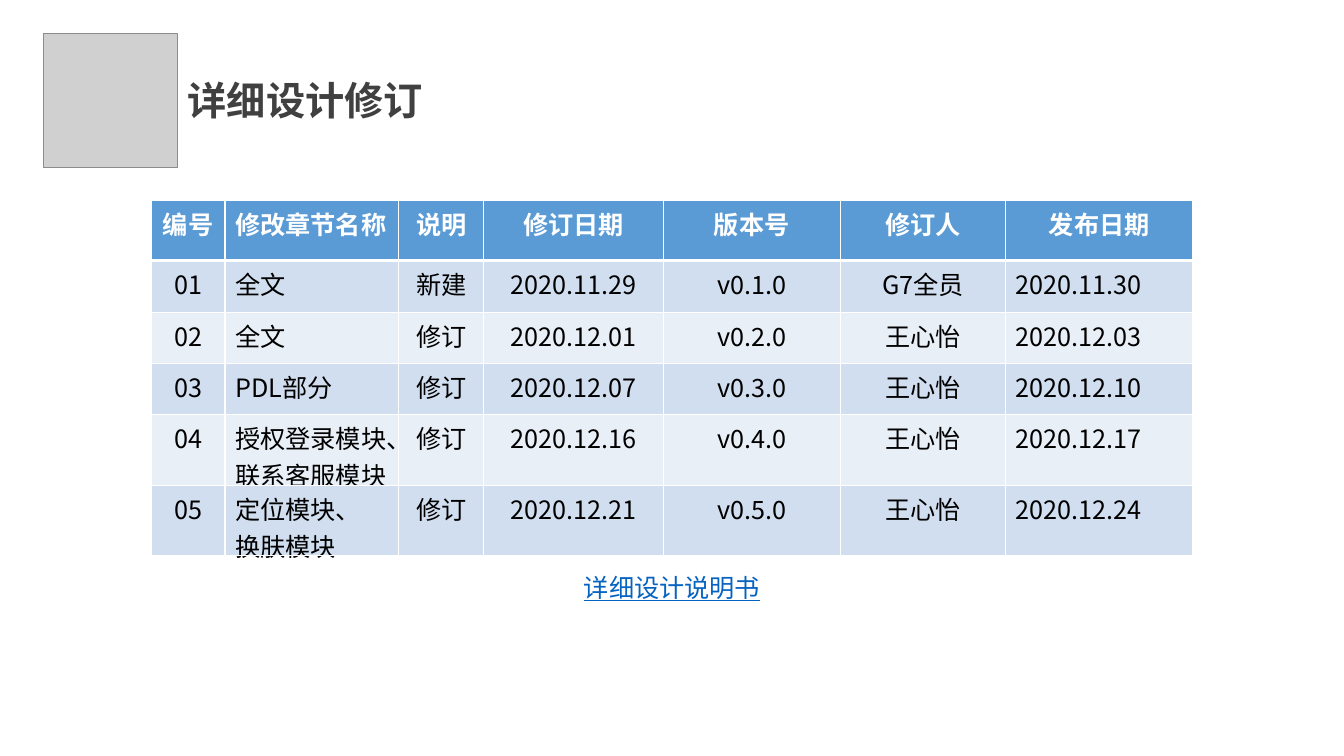
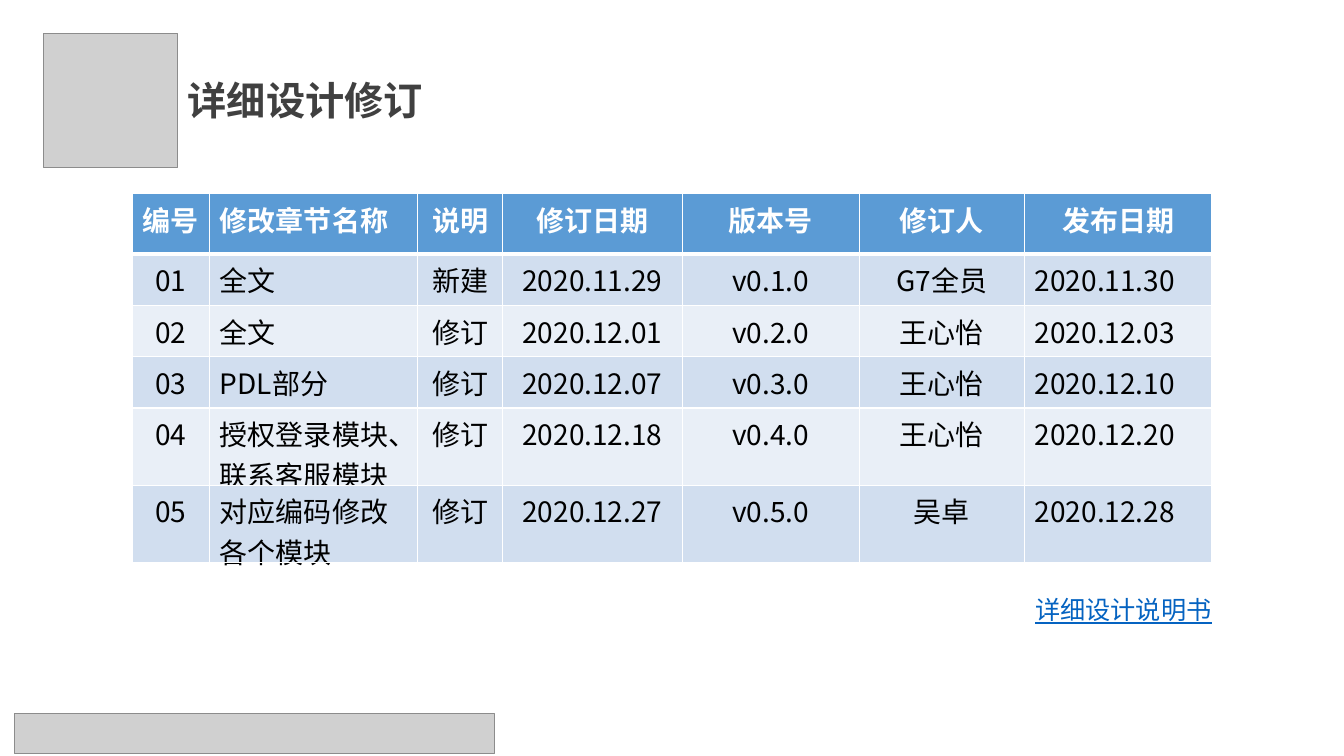
Before and after one commit to SE2020-G7/footprint, a slide deck: slide 17 of 评审PPT/实现/实现阶段.pptx (slide 16 before the commit). Drawn at 1344x756 pixels with LibreOffice and Linux fonts; fonts in the diff are those of the drawing; grey boxes stand for pictures. Boxes give left, top, right and bottom in pixels: in the first picture for what was removed or moved away, otherwise in the second. Text is boxed around its words. In the diff, an @@ line names an element or a change of style, - is before the commit and + after.

```diff
--- a/评审PPT/实现/实现阶段.pptx
+++ b/评审PPT/实现/实现阶段.pptx
@@ table at [132, 194, 1211, 575] @@
-row 5, column 4: 2020.12.16
+row 5, column 4: 2020.12.18
-row 5, column 7: 2020.12.17
+row 5, column 7: 2020.12.20
-row 6: 05 | 定位模块、 / 换肤模块 | 修订 | 2020.12.21 | v0.5.0 | 王心怡 | 2020.12.24
+row 6: 05 | 对应编码修改各个模块 | 修订 | 2020.12.27 | v0.5.0 | 吴卓 | 2020.12.28
@@ size 18 to 20 pt in "编号", "修改章节名称", "说明", "修订日期" and 33 more places @@
@@ table: place and size @@
-table at [151, 201, 1193, 566]
+table at [132, 194, 1211, 575]
@@ text "详细设计说明书": place and size @@
-text "详细设计说明书" at [584, 576, 760, 601]
+text "详细设计说明书" at [1035, 598, 1211, 624]
@@ text "详细设计说明书" at [1035, 598, 1211, 624]: alignment centre to right @@
@@ picture added at [14, 714, 495, 753] @@
```
Also in this commit, not shown: 27 other slides changed, 6 slides added.
